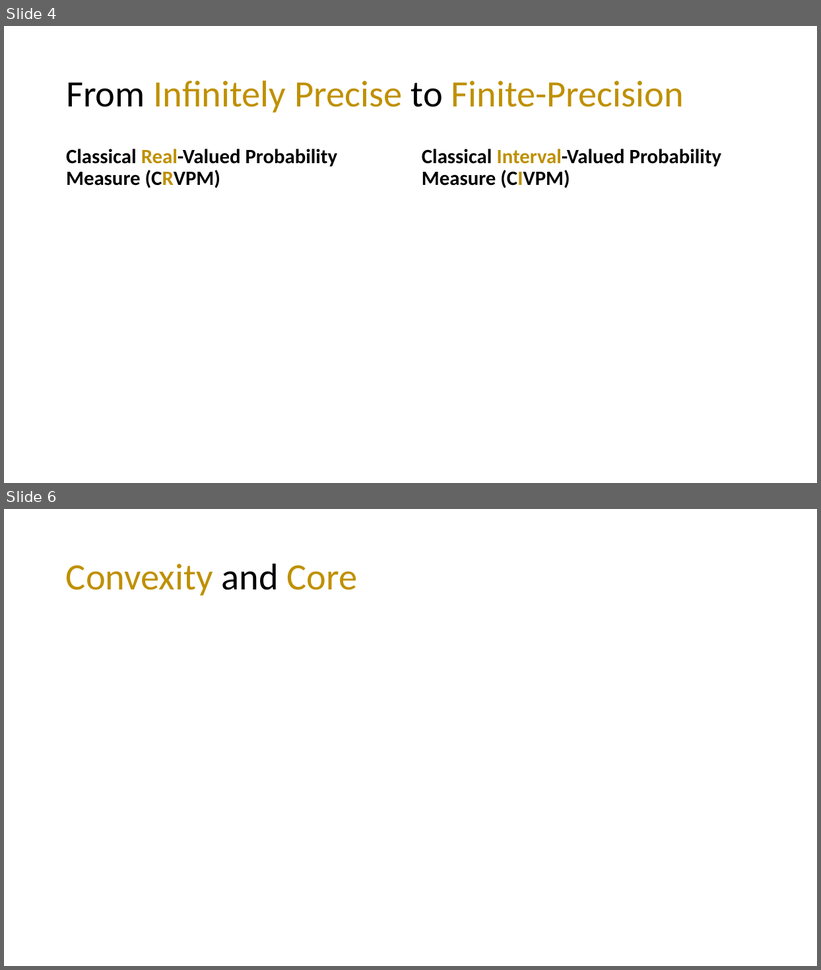
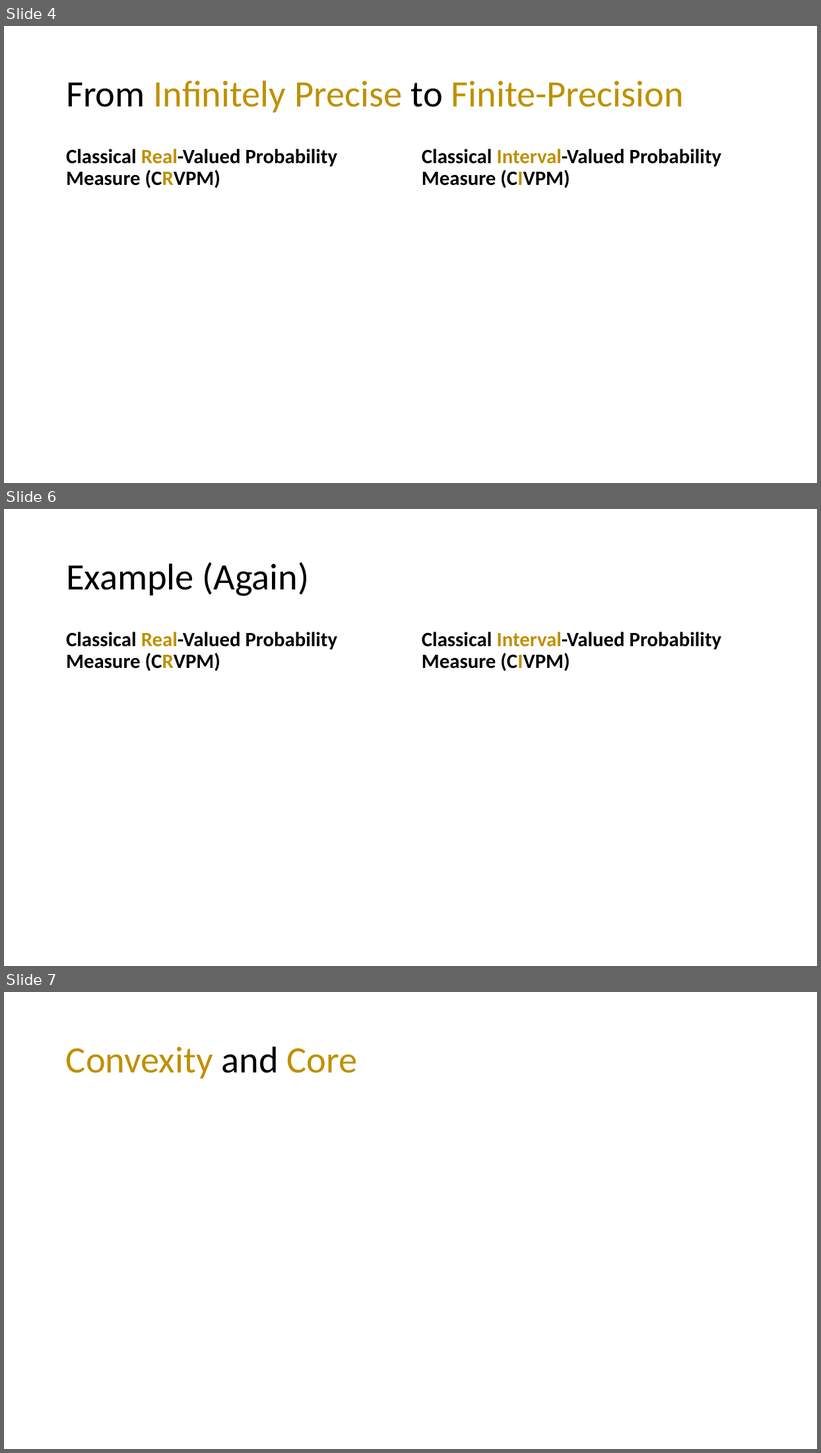
Before and after one commit to yuttai/Contextuality-and-Nonlocality-in-Discrete-Quantum-Theory, a slide deck: prop_short.pptm. Shown one above the other, each under a label of ours: slides 4 and 6 before the commit, slides 4, 6 and 7 after it; the slides between them are not shown. The pictures are 821x970 and 821x1453 pixels, drawn with LibreOffice and Linux fonts; fonts in the diff are those of the drawing; grey boxes stand for pictures. Boxes give left, top, right and bottom in pixels: in the first picture for what was removed or moved away, otherwise in the second. Text is boxed around its words. In the diff, an @@ line names an element or a change of style, - is before the commit and + after.

```diff
--- a/prop_short.pptm
+++ b/prop_short.pptm
@@ slide 6 added at bbox=[4, 509, 817, 966], background #FFFFFF @@
@@ title added at bbox=[66, 562, 310, 596], 44 pt, text #000000 @@
+Example (Again)
@@ text added at bbox=[66, 632, 338, 671], 24 pt, text #000000, bold @@
+Classical Real-Valued Probability Measure (CRVPM)
@@ text added at bbox=[422, 632, 722, 671], 24 pt, text #000000, bold @@
+Classical Interval-Valued Probability Measure (CIVPM)
@@ what was slide 6 is now slide 7 @@
```
